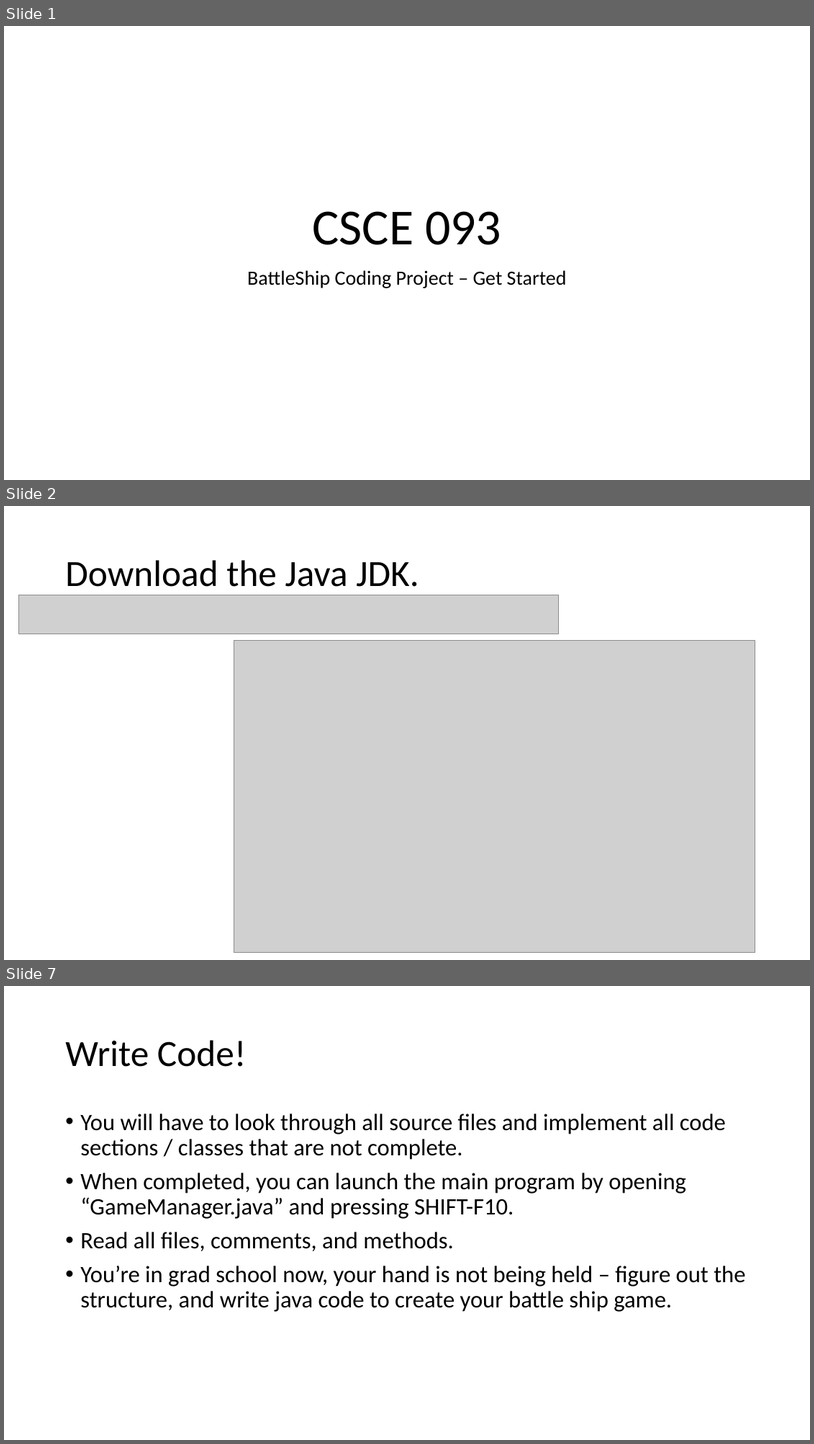
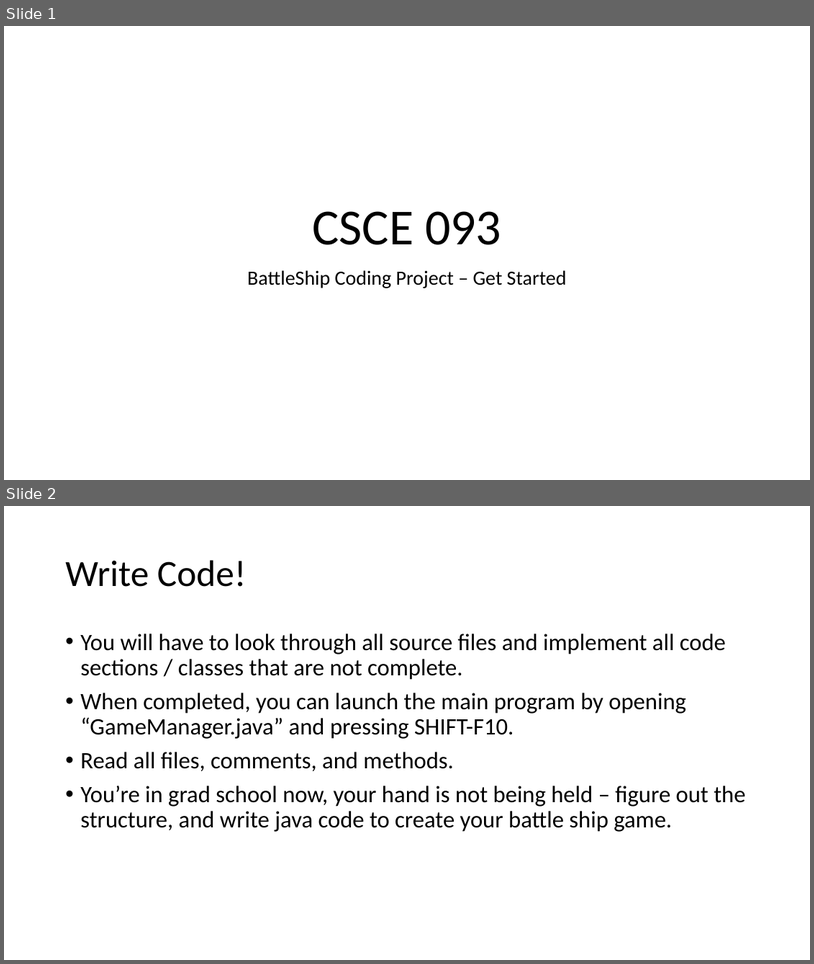
Before and after one commit to oxbot/battleship, a slide deck: BattleShip/Get Started Programming Battleship.pptx. Shown one above the other, each under a label of ours: slides 1, 2 and 7 before the commit, slides 1 and 2 after it; the slides between them are not shown. The pictures are 814x1444 and 814x964 pixels, drawn with LibreOffice and Linux fonts; fonts in the diff are those of the drawing; grey boxes stand for pictures. Boxes give left, top, right and bottom in pixels: in the first picture for what was removed or moved away, otherwise in the second. Text is boxed around its words. In the diff, an @@ line names an element or a change of style, - is before the commit and + after.

```diff
--- a/BattleShip/Get Started Programming Battleship.pptx
+++ b/BattleShip/Get Started Programming Battleship.pptx
@@ slide 2 removed at (4,506,810,960), background #FFFFFF @@
@@ title removed at (65,560,419,587) @@
-Download the Java JDK.
@@ picture removed at (18,595,558,634) @@
@@ picture removed at (234,641,755,952) @@
@@ what was slide 7 is now slide 2 @@
```
Also in this commit, not shown: 4 other slides removed, 4 other files.
